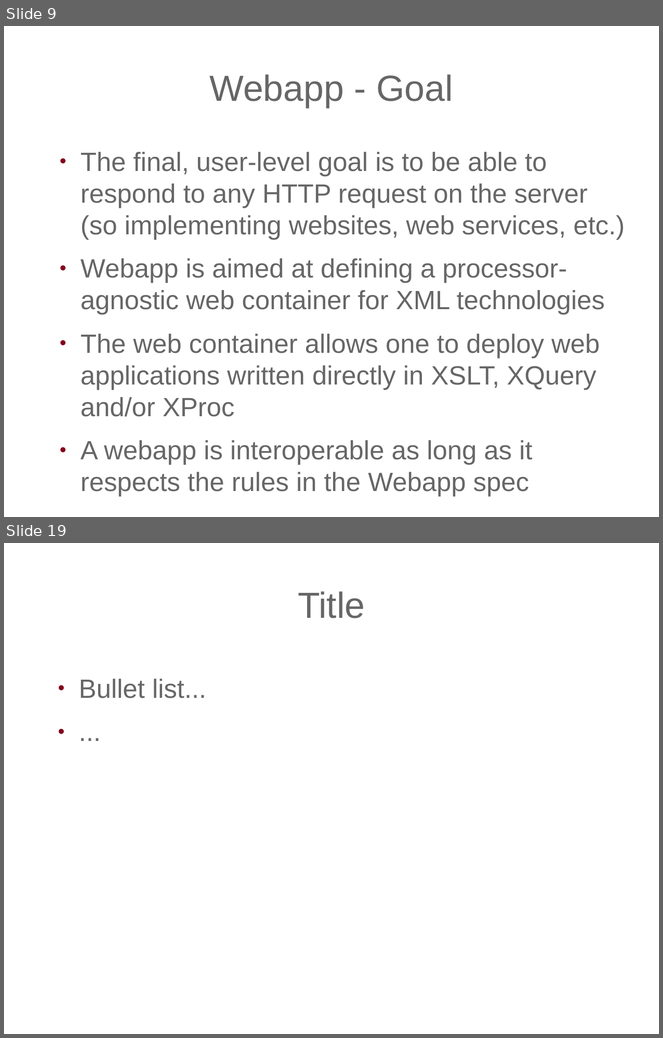
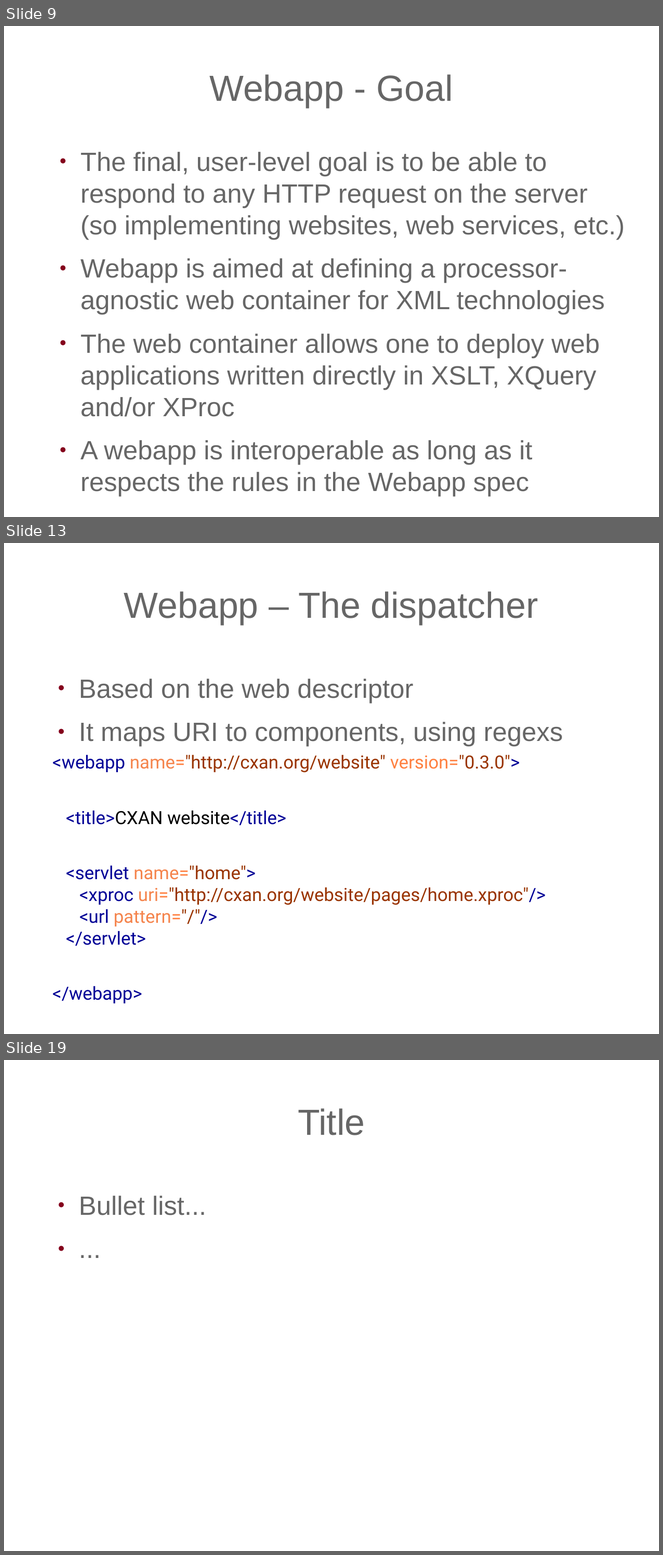
Before and after one commit to expath/expath-www, a slide deck: misc/2011-prague/presentation/fgeorges-servlex.odp. Shown one above the other, each under a label of ours: slides 9 and 19 before the commit, slides 9, 13 and 19 after it; the slides between them are not shown. The pictures are 663x1038 and 663x1555 pixels, drawn with LibreOffice and Linux fonts; fonts in the diff are those of the drawing; background and template pictures are left out. Boxes give left, top, right and bottom in pixels: in the first picture for what was removed or moved away, otherwise in the second. Text is boxed around its words. In the diff, an @@ line names an element or a change of style, - is before the commit and + after.

```diff
--- a/misc/2011-prague/presentation/fgeorges-servlex.odp
+++ b/misc/2011-prague/presentation/fgeorges-servlex.odp
@@ slide 13 added at <box>4,543,659,1034</box>, background picture (left out) @@
@@ title added at <box>124,591,539,625</box>, 44 pt, text #666666 @@
+Webapp – The dispatcher
@@ text added at <box>79,679,563,747</box>, 32 pt, text #666666 @@
+● Based on the web descriptor
+● It maps URI to components, using regexs
@@ text added at <box>52,755,546,1004</box>, 22 pt, text #993300 @@
+<webapp name="http://cxan.org/website" version="0.3.0">
+<title>CXAN website</title>
+<servlet name="home">
+<xproc uri="http://cxan.org/website/pages/home.xproc"/>
+<url pattern="/"/>
+</servlet>
+</webapp>
```
Also in this commit, not shown: 8 slides changed, 5 other slides added, 16 slides removed, 2 other files.
